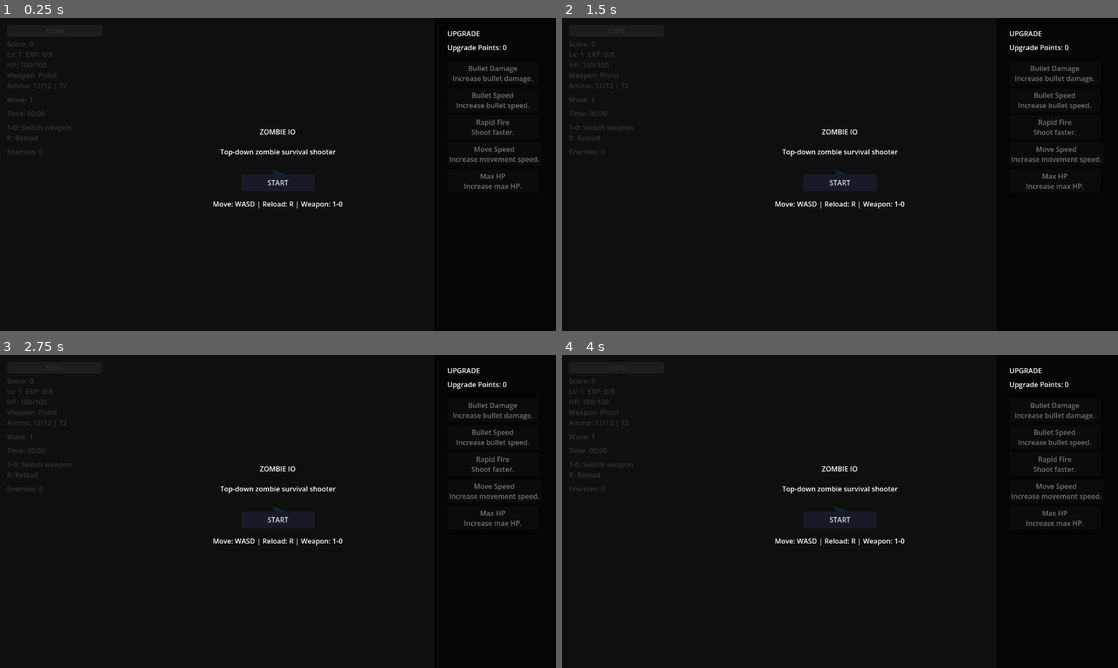
Above: before the commit, frames 1-4 (two rows, left to right).
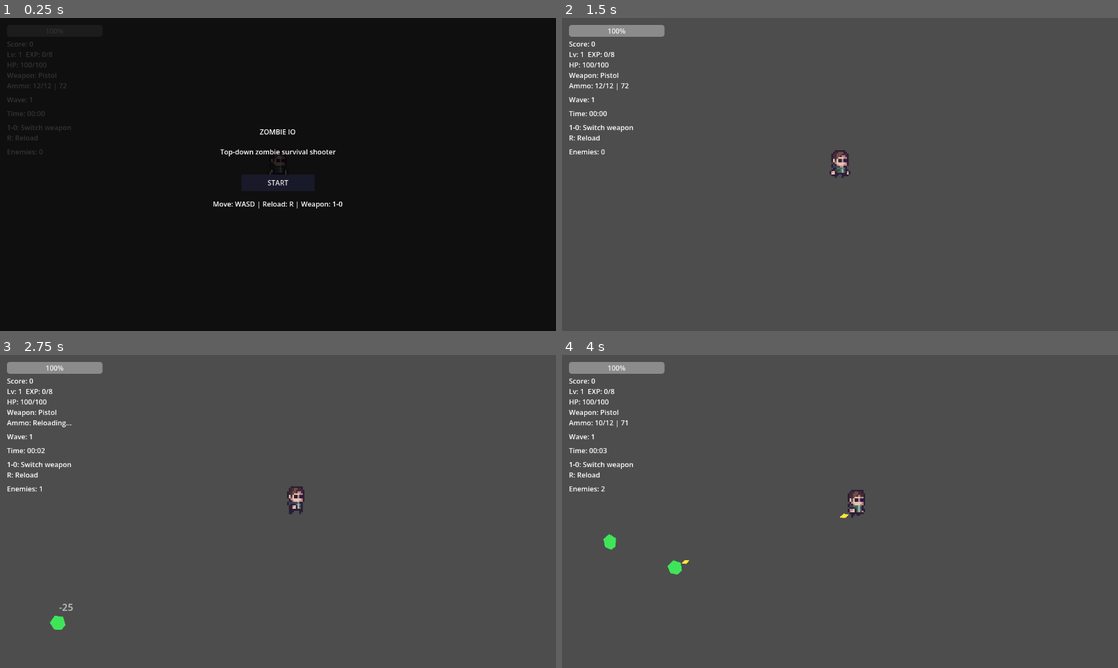
Above: after the commit, the same moments.

Repository: kenjiakira/zombie-io
Game: Godot game, scene res://scenes/main.tscn
Same seed, same stepped clock (60 frames per second), same inputs: the game is played once before the commit and once after it.
Inputs (mouse positions are in pixels of both pictures, inside the frame that each line leads up to):
- Up to frame 1 (0.25 s): no input
- Up to frame 2 (1.5 s): click "START" at 0.5 s; click (840, 183) at 1.25 s, where only the run before the commit has a clickable "START"
- Up to frame 3 (2.75 s): hold Right (move_right) from 2.03 s (still down); hold R from 2.03 s (still down)
- Up to frame 4 (4 s): release Right (move_right) at 2.78 s; release R at 2.78 s; hold Down (move_down) 2.78-3.53 s; tap 1 at 2.85 s; hold Right (move_right) from 3.53 s (still down); tap 2 at 3.6 s

The runs differ from the first frame. In frame 1, 0.9% of the frame differs, in the area x 48-97%, y 4-55%; in frame 2, 99%; in frame 3, 99%, in the area x 0-100%, y 0-100%; in frame 4, 99%.

Commit message:
Refactor upgrade menu visibility and add new character assets
- Updated `upgrade_menu.gd` to hide the menu when there are no upgrade points available.
- Added new character death, idle, pick-up, and run animations with corresponding PNG and import files.
- Included compressed texture settings for new character assets to optimize performance.

Diff:
--- a/project.godot
+++ b/project.godot
@@ -12,7 +12,7 @@
 
 config/name="ZombieIO"
 run/main_scene="uid://ds5h6mlaclxi1"
-config/features=PackedStringArray("4.6", "Forward Plus")
+config/features=PackedStringArray("4.7", "Forward Plus")
 config/icon="res://icon.svg"
 
 [display]
--- a/scenes/player/player.tscn
+++ b/scenes/player/player.tscn
@@ -1,27 +1,324 @@
-[gd_scene format=3]
-
-[ext_resource type="Script" path="res://scripts/player/player.gd" id="1_player"]
+[gd_scene format=3 uid="uid://detsh34ieyneq"]
+
+[ext_resource type="Script" uid="uid://potr4y0uyke8" path="res://scripts/player/player.gd" id="1_player"]
 [ext_resource type="PackedScene" path="res://scenes/projectiles/bullet.tscn" id="2_bullet"]
+[ext_resource type="Texture2D" uid="uid://biwgpxn8y65rb" path="res://assets/Character/Idle/Character_down_idle-Sheet6.png" id="3_qek5x"]
+[ext_resource type="Texture2D" uid="uid://cvs2d3vg41ybf" path="res://assets/Character/Idle/Character_side_idle-Sheet6.png" id="4_5gtgg"]
+[ext_resource type="Texture2D" uid="uid://da20vq3b8gsdm" path="res://assets/Character/Idle/Character_up_idle-Sheet6.png" id="5_h17s1"]
+[ext_resource type="Texture2D" uid="uid://cq3ivbddjfgr5" path="res://assets/Character/Run/Character_down_run-Sheet6.png" id="6_je7p5"]
+[ext_resource type="Texture2D" uid="uid://c0b05t1fbu5fi" path="res://assets/Character/Run/Character_side_run-Sheet6.png" id="7_fm80t"]
+[ext_resource type="Texture2D" uid="uid://c7xsgptu3i3gy" path="res://assets/Character/Run/Character_up_run-Sheet6.png" id="8_gx1jg"]
+
+[sub_resource type="AtlasTexture" id="AtlasTexture_ugbui"]
+atlas = ExtResource("3_qek5x")
+region = Rect2(0, 0, 13, 16)
+
+[sub_resource type="AtlasTexture" id="AtlasTexture_fcs02"]
+atlas = ExtResource("3_qek5x")
+region = Rect2(13, 0, 13, 16)
+
+[sub_resource type="AtlasTexture" id="AtlasTexture_myrg7"]
+atlas = ExtResource("3_qek5x")
+region = Rect2(26, 0, 13, 16)
+
+[sub_resource type="AtlasTexture" id="AtlasTexture_kvlxm"]
+atlas = ExtResource("3_qek5x")
+region = Rect2(39, 0, 13, 16)
+
+[sub_resource type="AtlasTexture" id="AtlasTexture_uf5tr"]
+atlas = ExtResource("3_qek5x")
+region = Rect2(52, 0, 13, 16)
+
+[sub_resource type="AtlasTexture" id="AtlasTexture_lgqa7"]
+atlas = ExtResource("3_qek5x")
+region = Rect2(65, 0, 13, 16)
+
+[sub_resource type="AtlasTexture" id="AtlasTexture_8ydkj"]
+atlas = ExtResource("4_5gtgg")
+region = Rect2(0, 0, 12, 16)
+
+[sub_resource type="AtlasTexture" id="AtlasTexture_3j4b4"]
+atlas = ExtResource("4_5gtgg")
+region = Rect2(12, 0, 12, 16)
+
+[sub_resource type="AtlasTexture" id="AtlasTexture_yj68g"]
+atlas = ExtResource("4_5gtgg")
+region = Rect2(24, 0, 12, 16)
+
+[sub_resource type="AtlasTexture" id="AtlasTexture_ioxgp"]
+atlas = ExtResource("4_5gtgg")
+region = Rect2(36, 0, 12, 16)
+
+[sub_resource type="AtlasTexture" id="AtlasTexture_cnsyf"]
+atlas = ExtResource("4_5gtgg")
+region = Rect2(48, 0, 12, 16)
+
+[sub_resource type="AtlasTexture" id="AtlasTexture_007i1"]
+atlas = ExtResource("4_5gtgg")
+region = Rect2(60, 0, 12, 16)
+
+[sub_resource type="AtlasTexture" id="AtlasTexture_6cv16"]
+atlas = ExtResource("5_h17s1")
+region = Rect2(0, 0, 11, 16)
+
+[sub_resource type="AtlasTexture" id="AtlasTexture_j4nxn"]
+atlas = ExtResource("5_h17s1")
+region = Rect2(11, 0, 11, 16)
+
+[sub_resource type="AtlasTexture" id="AtlasTexture_28m0y"]
+atlas = ExtResource("5_h17s1")
+region = Rect2(22, 0, 11, 16)
+
+[sub_resource type="AtlasTexture" id="AtlasTexture_uniwh"]
+atlas = ExtResource("5_h17s1")
+region = Rect2(33, 0, 11, 16)
+
+[sub_resource type="AtlasTexture" id="AtlasTexture_iqsei"]
+atlas = ExtResource("5_h17s1")
+region = Rect2(44, 0, 11, 16)
+
+[sub_resource type="AtlasTexture" id="AtlasTexture_tffgl"]
+atlas = ExtResource("5_h17s1")
+region = Rect2(55, 0, 11, 16)
+
+[sub_resource type="AtlasTexture" id="AtlasTexture_pk8ii"]
+atlas = ExtResource("6_je7p5")
+region = Rect2(0, 0, 13, 17)
+
+[sub_resource type="AtlasTexture" id="AtlasTexture_5mf0n"]
+atlas = ExtResource("6_je7p5")
+region = Rect2(13, 0, 13, 17)
+
+[sub_resource type="AtlasTexture" id="AtlasTexture_4hvnv"]
+atlas = ExtResource("6_je7p5")
+region = Rect2(26, 0, 13, 17)
+
+[sub_resource type="AtlasTexture" id="AtlasTexture_bbmj2"]
+atlas = ExtResource("6_je7p5")
+region = Rect2(39, 0, 13, 17)
+
+[sub_resource type="AtlasTexture" id="AtlasTexture_kxw46"]
+atlas = ExtResource("6_je7p5")
+region = Rect2(52, 0, 13, 17)
+
+[sub_resource type="AtlasTexture" id="AtlasTexture_8qxvo"]
+atlas = ExtResource("6_je7p5")
+region = Rect2(65, 0, 13, 17)
+
+[sub_resource type="AtlasTexture" id="AtlasTexture_5q8fn"]
+atlas = ExtResource("7_fm80t")
+region = Rect2(0, 0, 14, 17)
+
+[sub_resource type="AtlasTexture" id="AtlasTexture_wva7c"]
+atlas = ExtResource("7_fm80t")
+region = Rect2(14, 0, 14, 17)
+
+[sub_resource type="AtlasTexture" id="AtlasTexture_7obkq"]
+atlas = ExtResource("7_fm80t")
+region = Rect2(28, 0, 14, 17)
+
+[sub_resource type="AtlasTexture" id="AtlasTexture_vo27k"]
+atlas = ExtResource("7_fm80t")
+region = Rect2(42, 0, 14, 17)
+
+[sub_resource type="AtlasTexture" id="AtlasTexture_genst"]
+atlas = ExtResource("7_fm80t")
+region = Rect2(56, 0, 14, 17)
+
+[sub_resource type="AtlasTexture" id="AtlasTexture_niom3"]
+atlas = ExtResource("7_fm80t")
+region = Rect2(70, 0, 14, 17)
+
+[sub_resource type="AtlasTexture" id="AtlasTexture_ttakn"]
+atlas = ExtResource("8_gx1jg")
+region = Rect2(0, 0, 13, 17)
+
+[sub_resource type="AtlasTexture" id="AtlasTexture_rw8a5"]
+atlas = ExtResource("8_gx1jg")
+region = Rect2(13, 0, 13, 17)
+
+[sub_resource type="AtlasTexture" id="AtlasTexture_iwuka"]
+atlas = ExtResource("8_gx1jg")
+region = Rect2(26, 0, 13, 17)
+
+[sub_resource type="AtlasTexture" id="AtlasTexture_hyqqp"]
+atlas = ExtResource("8_gx1jg")
+region = Rect2(39, 0, 13, 17)
+
+[sub_resource type="AtlasTexture" id="AtlasTexture_ds1xl"]
+atlas = ExtResource("8_gx1jg")
+region = Rect2(52, 0, 13, 17)
+
+[sub_resource type="AtlasTexture" id="AtlasTexture_1u1sw"]
+atlas = ExtResource("8_gx1jg")
+region = Rect2(65, 0, 13, 17)
+
+[sub_resource type="SpriteFrames" id="SpriteFrames_dovo2"]
+animations = [{
+"frames": [{
+"duration": 1.0,
+"texture": SubResource("AtlasTexture_ugbui")
+}, {
+"duration": 1.0,
+"texture": SubResource("AtlasTexture_fcs02")
+}, {
+"duration": 1.0,
+"texture": SubResource("AtlasTexture_myrg7")
+}, {
+"duration": 1.0,
+"texture": SubResource("AtlasTexture_kvlxm")
+}, {
+"duration": 1.0,
+"texture": SubResource("AtlasTexture_uf5tr")
+}, {
+"duration": 1.0,
+"texture": SubResource("AtlasTexture_lgqa7")
+}],
+"loop": 1,
+"name": &"idle_down",
+"speed": 8.0
+}, {
+"frames": [{
+"duration": 1.0,
+"texture": SubResource("AtlasTexture_8ydkj")
+}, {
+"duration": 1.0,
+"texture": SubResource("AtlasTexture_3j4b4")
+}, {
+"duration": 1.0,
+"texture": SubResource("AtlasTexture_yj68g")
+}, {
+"duration": 1.0,
+"texture": SubResource("AtlasTexture_ioxgp")
+}, {
+"duration": 1.0,
+"texture": SubResource("AtlasTexture_cnsyf")
+}, {
+"duration": 1.0,
+"texture": SubResource("AtlasTexture_007i1")
+}],
+"loop": 1,
+"name": &"idle_side",
+"speed": 8.0
+}, {
+"frames": [{
+"duration": 1.0,
+"texture": SubResource("AtlasTexture_6cv16")
+}, {
+"duration": 1.0,
+"texture": SubResource("AtlasTexture_j4nxn")
+}, {
+"duration": 1.0,
+"texture": SubResource("AtlasTexture_28m0y")
+}, {
+"duration": 1.0,
+"texture": SubResource("AtlasTexture_uniwh")
+}, {
+"duration": 1.0,
+"texture": SubResource("AtlasTexture_iqsei")
+}, {
+"duration": 1.0,
+"texture": SubResource("AtlasTexture_tffgl")
+}],
+"loop": 1,
+"name": &"idle_up",
+"speed": 8.0
+}, {
+"frames": [{
+"duration": 1.0,
+"texture": SubResource("AtlasTexture_pk8ii")
+}, {
+"duration": 1.0,
+"texture": SubResource("AtlasTexture_5mf0n")
+}, {
+"duration": 1.0,
+"texture": SubResource("AtlasTexture_4hvnv")
+}, {
+"duration": 1.0,
+"texture": SubResource("AtlasTexture_bbmj2")
+}, {
+"duration": 1.0,
+"texture": SubResource("AtlasTexture_kxw46")
+}, {
+"duration": 1.0,
+"texture": SubResource("AtlasTexture_8qxvo")
+}],
+"loop": 1,
+"name": &"run_down",
+"speed": 8.0
+}, {
+"frames": [{
+"duration": 1.0,
+"texture": SubResource("AtlasTexture_5q8fn")
+}, {
+"duration": 1.0,
+"texture": SubResource("AtlasTexture_wva7c")
+}, {
+"duration": 1.0,
+"texture": SubResource("AtlasTexture_7obkq")
+}, {
+"duration": 1.0,
+"texture": SubResource("AtlasTexture_vo27k")
+}, {
+"duration": 1.0,
+"texture": SubResource("AtlasTexture_genst")
+}, {
+"duration": 1.0,
+"texture": SubResource("AtlasTexture_niom3")
+}],
+"loop": 1,
+"name": &"run_side",
+"speed": 8.0
+}, {
+"frames": [{
+"duration": 1.0,
+"texture": SubResource("AtlasTexture_ttakn")
+}, {
+"duration": 1.0,
+"texture": SubResource("AtlasTexture_rw8a5")
+}, {
+"duration": 1.0,
+"texture": SubResource("AtlasTexture_iwuka")
+}, {
+"duration": 1.0,
+"texture": SubResource("AtlasTexture_hyqqp")
+}, {
+"duration": 1.0,
+"texture": SubResource("AtlasTexture_ds1xl")
+}, {
+"duration": 1.0,
+"texture": SubResource("AtlasTexture_1u1sw")
+}],
+"loop": 1,
+"name": &"run_up",
+"speed": 8.0
+}]
 
 [sub_resource type="CircleShape2D" id="CircleShape2D_player"]
 radius = 14.0
 
-[node name="Player" type="CharacterBody2D"]
+[node name="Player" type="CharacterBody2D" unique_id=210746191]
+scale = Vector2(4, 4)
 collision_mask = 26
 script = ExtResource("1_player")
 bullet_scene = ExtResource("2_bullet")
 
-[node name="Body" type="Polygon2D" parent="."]
-
-[node name="CollisionShape2D" type="CollisionShape2D" parent="."]
+[node name="Body" type="Node2D" parent="." unique_id=1755786944]
+
+[node name="AnimatedSprite2D" type="AnimatedSprite2D" parent="Body" unique_id=1913156997]
+position = Vector2(0, -6)
+sprite_frames = SubResource("SpriteFrames_dovo2")
+animation = &"idle_down"
+
+[node name="CollisionShape2D" type="CollisionShape2D" parent="." unique_id=53514271]
 visible = false
 shape = SubResource("CircleShape2D_player")
 
-[node name="ShootTimer" type="Timer" parent="."]
+[node name="ShootTimer" type="Timer" parent="." unique_id=729310468]
 wait_time = 0.45
 autostart = true
 
-[node name="Camera2D" type="Camera2D" parent="."]
+[node name="Camera2D" type="Camera2D" parent="." unique_id=245519011]
 position_smoothing_enabled = true
 
 [connection signal="timeout" from="ShootTimer" to="." method="_on_shoot_timer_timeout"]
--- a/scenes/ui/upgrade_menu.tscn
+++ b/scenes/ui/upgrade_menu.tscn
@@ -3,7 +3,7 @@
 [ext_resource type="Script" path="res://scripts/ui/upgrade_menu.gd" id="1_upgrade"]
 
 [node name="UpgradeMenu" type="Control"]
-visible = true
+visible = false
 layout_mode = 3
 anchors_preset = 15
 anchor_right = 1.0
--- a/scripts/player/player.gd
+++ b/scripts/player/player.gd
@@ -7,6 +7,22 @@
 signal reload_state_changed(is_reloading)
 
 const WeaponDatabase = preload("res://scripts/data/weapon_database.gd")
+const PLAYER_SPRITE_SHEETS := {
+	"idle_down": preload("res://assets/Character/Idle/Character_down_idle-Sheet6.png"),
+	"idle_side": preload("res://assets/Character/Idle/Character_side_idle-Sheet6.png"),
+	"idle_up": preload("res://assets/Character/Idle/Character_up_idle-Sheet6.png"),
+	"run_down": preload("res://assets/Character/Run/Character_down_run-Sheet6.png"),
+	"run_side": preload("res://assets/Character/Run/Character_side_run-Sheet6.png"),
+	"run_up": preload("res://assets/Character/Run/Character_up_run-Sheet6.png")
+}
+const PLAYER_ANIM_FRAME_COUNTS := {
+	"idle_down": 6,
+	"idle_side": 6,
+	"idle_up": 6,
+	"run_down": 6,
+	"run_side": 6,
+	"run_up": 6
+}
 
 @export var speed: float = 230.0
 @export var max_hp: int = 100
@@ -14,12 +30,12 @@
 @export var bullet_scene: PackedScene
 @export var starting_weapon_id: String = "pistol"
 
-@onready var body: Polygon2D = $Body
+@onready var body: Node2D = $Body
+@onready var animated_sprite: AnimatedSprite2D = $Body/AnimatedSprite2D
 @onready var shoot_timer: Timer = $ShootTimer
 
 var hp: int
 var facing_dir: Vector2 = Vector2.RIGHT
-var anim_time: float = 0.0
 var is_hurt_animating: bool = false
 var current_weapon_id: String = "pistol"
 var weapon_data: Dictionary = {}
@@ -41,19 +57,39 @@
 		add_weapon("pistol")
 		starting_weapon_id = "pistol"
 	equip_weapon(starting_weapon_id)
-	setup_placeholder_visual()
-
-func setup_placeholder_visual():
-	if body == null:
-		return
-
-	body.polygon = PackedVector2Array([
-		Vector2(18, 0),
-		Vector2(-12, -12),
-		Vector2(-8, 0),
-		Vector2(-12, 12)
-	])
-	body.color = Color(0.25, 0.75, 1.0)
+	_setup_sprite_frames()
+	update_animation(Vector2.ZERO)
+
+func _setup_sprite_frames():
+	if animated_sprite == null:
+		return
+
+	var sprite_frames := SpriteFrames.new()
+	for anim_name in PLAYER_SPRITE_SHEETS.keys():
+		var texture: Texture2D = PLAYER_SPRITE_SHEETS[anim_name]
+		var frame_count: int = PLAYER_ANIM_FRAME_COUNTS[anim_name]
+		sprite_frames.add_animation(anim_name)
+		sprite_frames.set_animation_speed(anim_name, 8.0 if anim_name.begins_with("run_") else 6.0)
+		sprite_frames.set_animation_loop(anim_name, true)
+		_add_sheet_frames(sprite_frames, anim_name, texture, frame_count)
+
+	animated_sprite.sprite_frames = sprite_frames
+	animated_sprite.centered = true
+	animated_sprite.texture_filter = CanvasItem.TEXTURE_FILTER_NEAREST
+	animated_sprite.play("idle_side")
+
+func _add_sheet_frames(sprite_frames: SpriteFrames, anim_name: String, texture: Texture2D, frame_count: int):
+	if texture == null or frame_count <= 0:
+		return
+
+	var frame_width := texture.get_width() / frame_count
+	var frame_height := texture.get_height()
+
+	for frame_index in range(frame_count):
+		var atlas_texture := AtlasTexture.new()
+		atlas_texture.atlas = texture
+		atlas_texture.region = Rect2(frame_width * frame_index, 0, frame_width, frame_height)
+		sprite_frames.add_frame(anim_name, atlas_texture)
 
 func _physics_process(delta):
 	_handle_weapon_switch_input()
@@ -62,12 +98,10 @@
 
 	if input_dir != Vector2.ZERO:
 		facing_dir = input_dir
-		if body != null:
-			body.rotation = facing_dir.angle()
 
 	velocity = input_dir * speed
 	move_and_slide()
-	update_animation(delta, input_dir)
+	update_animation(input_dir)
 
 func _handle_weapon_switch_input():
 	var reload_key_pressed = Input.is_key_pressed(KEY_R)
@@ -97,18 +131,32 @@
 	if not reload_key_pressed:
 		prev_reload_key_pressed = false
 
-func update_animation(delta, input_dir: Vector2):
-	if is_hurt_animating or body == null:
-		return
-
-	anim_time += delta
-
-	if input_dir == Vector2.ZERO:
-		var pulse = 1.0 + sin(anim_time * 4.0) * 0.03
-		body.scale = Vector2(pulse, pulse)
-	else:
-		var bounce = 1.0 + sin(anim_time * 12.0) * 0.06
-		body.scale = Vector2(1.0, bounce)
+func update_animation(input_dir: Vector2):
+	if animated_sprite == null:
+		return
+
+	var is_moving := input_dir.length_squared() > 0.0001
+	var direction := facing_dir if is_moving else facing_dir.normalized()
+	if direction == Vector2.ZERO:
+		direction = Vector2.RIGHT
+
+	var direction_suffix := _get_direction_suffix(direction)
+	var anim_prefix := "run_" if is_moving else "idle_"
+	var animation_name := anim_prefix + direction_suffix
+
+	animated_sprite.flip_h = direction_suffix == "side" and direction.x < 0.0
+
+	if animated_sprite.animation != animation_name:
+		animated_sprite.play(animation_name)
+	elif not animated_sprite.is_playing():
+		animated_sprite.play()
+
+func _get_direction_suffix(direction: Vector2) -> String:
+	if absf(direction.x) > absf(direction.y):
+		return "side"
+	if direction.y < 0.0:
+		return "up"
+	return "down"
 
 func take_damage(amount: int):
 	hp -= amount
@@ -302,13 +350,15 @@
 	is_hurt_animating = true
 
 	if body != null:
-		body.color = Color(1.0, 0.3, 0.3)
-		body.scale = Vector2(1.25, 1.25)
+		body.scale = Vector2(1.12, 1.12)
+	if animated_sprite != null:
+		animated_sprite.modulate = Color(1.0, 0.4, 0.4)
 
 	await get_tree().create_timer(0.08).timeout
 
+	if animated_sprite != null:
+		animated_sprite.modulate = Color.WHITE
 	if body != null:
-		body.color = Color(0.25, 0.75, 1.0)
 		body.scale = Vector2.ONE
 
 	is_hurt_animating = false
--- a/scripts/ui/upgrade_menu.gd
+++ b/scripts/ui/upgrade_menu.gd
@@ -17,7 +17,7 @@
 
 func _ready():
 	process_mode = Node.PROCESS_MODE_ALWAYS
-	visible = true
+	visible = false
 
 	upgrade_entries = UpgradeDatabase.get_upgrades()
 	button_1.pressed.connect(func(): _choose_upgrade(0))
@@ -35,6 +35,7 @@
 	set_upgrade_points(upgrade_points + amount)
 
 func _refresh_ui():
+	visible = upgrade_points > 0
 	points_label.text = "Upgrade Points: " + str(upgrade_points)
 
 	button_1.disabled = upgrade_points <= 0
Binary file added: assets/Character/Dead/Character_side-left_death2-Sheet7.png
Not shown, added: assets/Character/Dead/Character_side-left_death2-Sheet7.png.import
Binary file added: assets/Character/Idle/Character_down_idle-Sheet6.png
Not shown, added: assets/Character/Idle/Character_down_idle-Sheet6.png.import
Binary file added: assets/Character/Idle/Character_side_idle-Sheet6.png
Not shown, added: assets/Character/Idle/Character_side_idle-Sheet6.png.import
Binary file added: assets/Character/Idle/Character_up_idle-Sheet6.png
Not shown, added: assets/Character/Idle/Character_up_idle-Sheet6.png.import
Binary file added: assets/Character/Pick-up/Character_down_Pick-up-Sheet3.png
Not shown, added: assets/Character/Pick-up/Character_down_Pick-up-Sheet3.png.import
Binary file added: assets/Character/Pick-up/Character_side_Pick-up-Sheet3.png
Not shown, added: assets/Character/Pick-up/Character_side_Pick-up-Sheet3.png.import
(and 8 more such lines)
